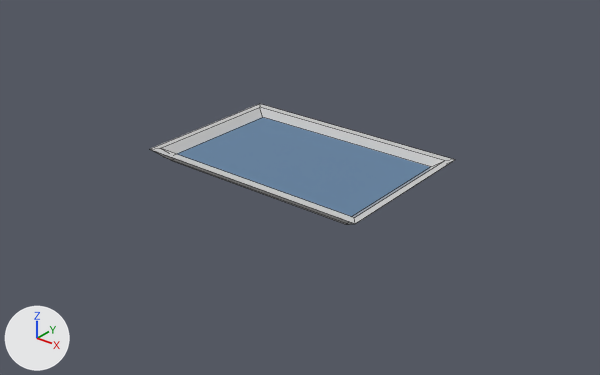
An edit to the FBX model Assets/Geometries/SurgicalTray.fbx, drawn before and after from the same camera.
Before and after are seen from a 50 mm lens placed at (0.00617, -0.00771, 0.00445), pointed at (0.0001, -0.00012, -0.00025). Arrows for +X, +Y and +Z are at lower left; the lights stay in place. The picture after the commit comes second. Mesh edges are drawn as thin lines. Where no turn or scale is listed for an object, it has been applied to the vertices.

The first picture shows 'SurgicalTray'.
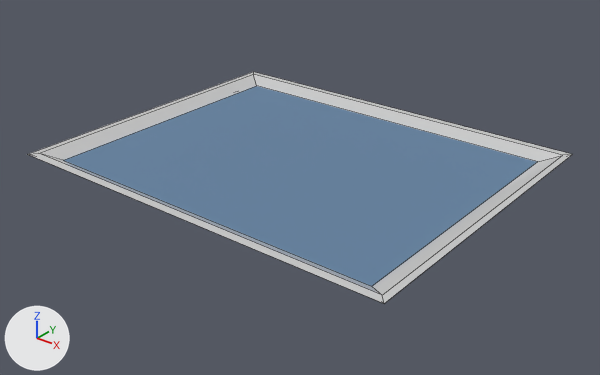
Boxes (x1, y1, x2, y2) around the edits, measured in the pictures (600 x 375 px):
'SurgicalTray', reshaped (78% wider, 92% taller)
    before: (150, 104, 455, 224)
    after: (28, 72, 572, 303)

Edits to the bpy script that builds the scene:
```text
Change me_mesh:
    used by ob_surgicaltray; location = (0.0, 0.0, 0.0)
    before: 0 (-0.00142, -0.00094, 0.0) at pixel (170, 160), 1 (0.00142, -0.00094, 0.0) at pixel (345, 224), 2 (-0.0015, -0.001, 0.00005) at pixel (163, 156), 3 (0.0015, -0.001, 0.00005) at pixel (349, 224), 4 (-0.0015, 0.001, 0.00005)
    before: 5 (0.0015, 0.001, 0.00005), 6 (-0.00142, 0.00094, 0.0), 7 (0.00142, 0.00094, 0.0), 8 (-0.00142, -0.0009, 0.00005), 9 (0.00142, -0.0009, 0.00005)
    before: 10 (0.00142, 0.0009, 0.00005) at pixel (430, 166), 11 (-0.00142, 0.0009, 0.00005) at pixel (262, 117)
    remove me_mesh.from_pydata(...)  # 20 vertices, 18 faces; spans x -0.00165..0.00165, y -0.0011..0.0011, z 0.0..0.00015
    add me_mesh.from_pydata(...)  # 20 vertices, 18 faces; spans x -0.00275..0.00275, y -0.0022..0.0022, z 0.0..0.00015
    me_mesh part 1
    add for i in [0, 2, 8]: me_mesh.vertices[i].co += Vector((-0.001, -0.001, 0.0))
    add for i in [4, 6, 11]: me_mesh.vertices[i].co += Vector((-0.001, 0.001, 0.0))
    add for i in [1, 3, 9]: me_mesh.vertices[i].co += Vector((0.001, -0.001, 0.0))
    add for i in [5, 7, 10]: me_mesh.vertices[i].co += Vector((0.001, 0.001, 0.0))
    me_mesh.vertices[12].co: (-0.00165, -0.0011, 0.00015) -> (-0.00275, -0.0022, 0.00015)  # pixel (149, 149) -> pixel (27, 154)
    me_mesh.vertices[13].co: (0.00165, -0.0011, 0.00015) -> (0.00275, -0.0022, 0.00015)  # pixel (355, 223) -> pixel (384, 303)
    me_mesh.vertices[14].co: (0.00156, -0.00099, 0.00015) -> (0.00266, -0.00209, 0.00015)  # pixel (354, 217) -> pixel (382, 295)
    me_mesh.vertices[15].co: (-0.00156, -0.00099, 0.00015) -> (-0.00266, -0.00209, 0.00015)  # pixel (160, 148) -> pixel (38, 153)
    me_mesh.vertices[16].co: (0.00165, 0.0011, 0.00015) -> (0.00275, 0.0022, 0.00015)  # pixel (455, 159) -> pixel (572, 154)
    me_mesh.vertices[17].co: (0.00156, 0.00099, 0.00015) -> (0.00266, 0.00209, 0.00015)  # pixel (444, 160) -> pixel (562, 155)
    me_mesh.vertices[18].co: (-0.00165, 0.0011, 0.00015) -> (-0.00275, 0.0022, 0.00015)  # pixel (259, 103) -> pixel (253, 71)
    me_mesh.vertices[19].co: (-0.00156, 0.00099, 0.00015) -> (-0.00266, 0.00209, 0.00015)  # pixel (259, 107) -> pixel (253, 74)
```
